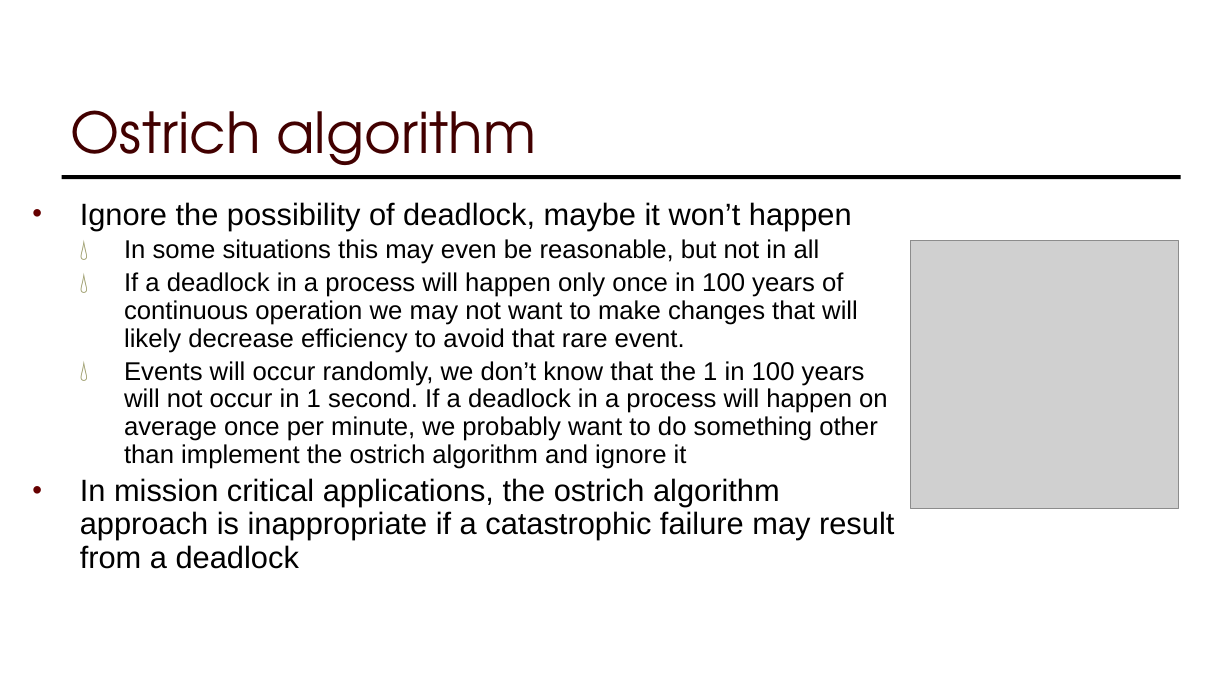
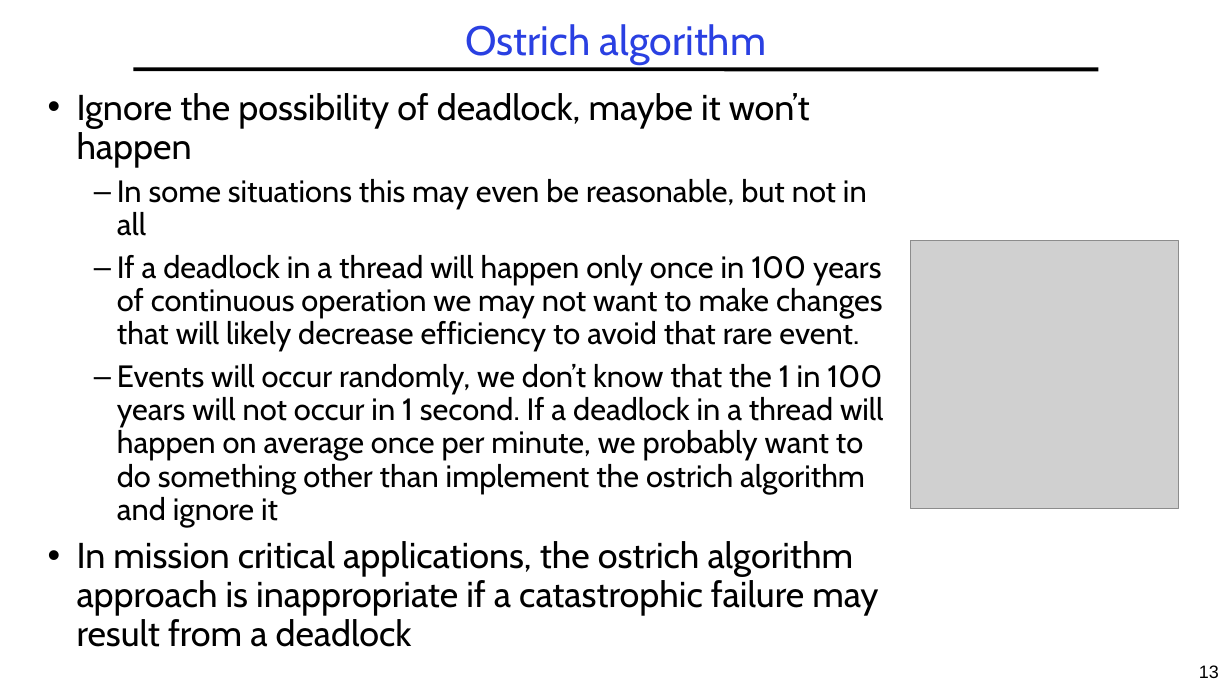
Before and after one commit to guhofstra/CSC256Fa25, a slide deck: slide 13 of PPTs/LXX Deadlocks.pptx (slide 16 before the commit). Drawn at 1232x693 pixels with LibreOffice and Linux fonts; fonts in the diff are those of the drawing; grey boxes stand for pictures. Boxes give left, top, right and bottom in pixels: in the first picture for what was removed or moved away, otherwise in the second. Text is boxed around its words. In the diff, an @@ line names an element or a change of style, - is before the commit and + after.

```diff
--- a/PPTs/LXX Deadlocks.pptx
+++ b/PPTs/LXX Deadlocks.pptx
@@ title "Ostrich algorithm": place and size @@
-title "Ostrich algorithm" at [71, 110, 536, 179]
+title "Ostrich algorithm" at [465, 24, 766, 65]
@@ title "Ostrich algorithm" at [465, 24, 766, 65]: size 44 to 32 pt, font TeX Gyre Adventor to Cabin, text colour #420000 to #2A40E2; alignment left to centre; line spacing 1 to 0.9; vertical alignment bottom to middle @@
@@ text "Ignore the possibility of deadlock, ...": place and size @@
-text "Ignore the possibility of deadlock, ..." at [80, 202, 894, 569]
+text "Ignore the possibility of deadlock, ..." at [77, 93, 883, 647]
@@ line moved from (1181, 177) - (62, 177) to (133, 69) - (1099, 69) @@
@@ text at [77, 93, 878, 647]: size 24 to 28 pt in "Ignore the possibility of deadlock, maybe it ...", "In mission critical applications, the ostrich algorithm ..."; font Arial to Cabin in "Ignore the possibility of deadlock, maybe it ...", "In some situations this may even be ...", "In mission critical applications, the ostrich algorithm ..."; size 20 to 24 pt in "In some situations this may even be ..."; indent changed; more space between paragraphs; bullet 💧 to – @@
@@ text at [117, 255, 883, 527]: text changed; size 20 to 24 pt; font Arial to Cabin @@
-  💧 If a deadlock in a process will happen only once in 100 years of continuous operation we may not want to make changes that will likely decrease efficiency to avoid that rare event.
-  💧 Events will occur randomly, we don’t know that the 1 in 100 years will not occur in 1 second. If a deadlock in a process will happen on average once per minute, we probably want to do something other than implement the ostrich algorithm and ignore it
+  – If a deadlock in a thread will happen only once in 100 years of continuous operation we may not want to make changes that will likely decrease efficiency to avoid that rare event.
+  – Events will occur randomly, we don’t know that the 1 in 100 years will not occur in 1 second. If a deadlock in a thread will happen on average once per minute, we probably want to do something other than implement the ostrich algorithm and ignore it
@@ page number added at [1199, 665, 1219, 678], 14 pt, text #000000 @@
+13
```
Also in this commit, not shown: 49 other slides changed, 1 slide added, 11 slides removed, 4 other files.
